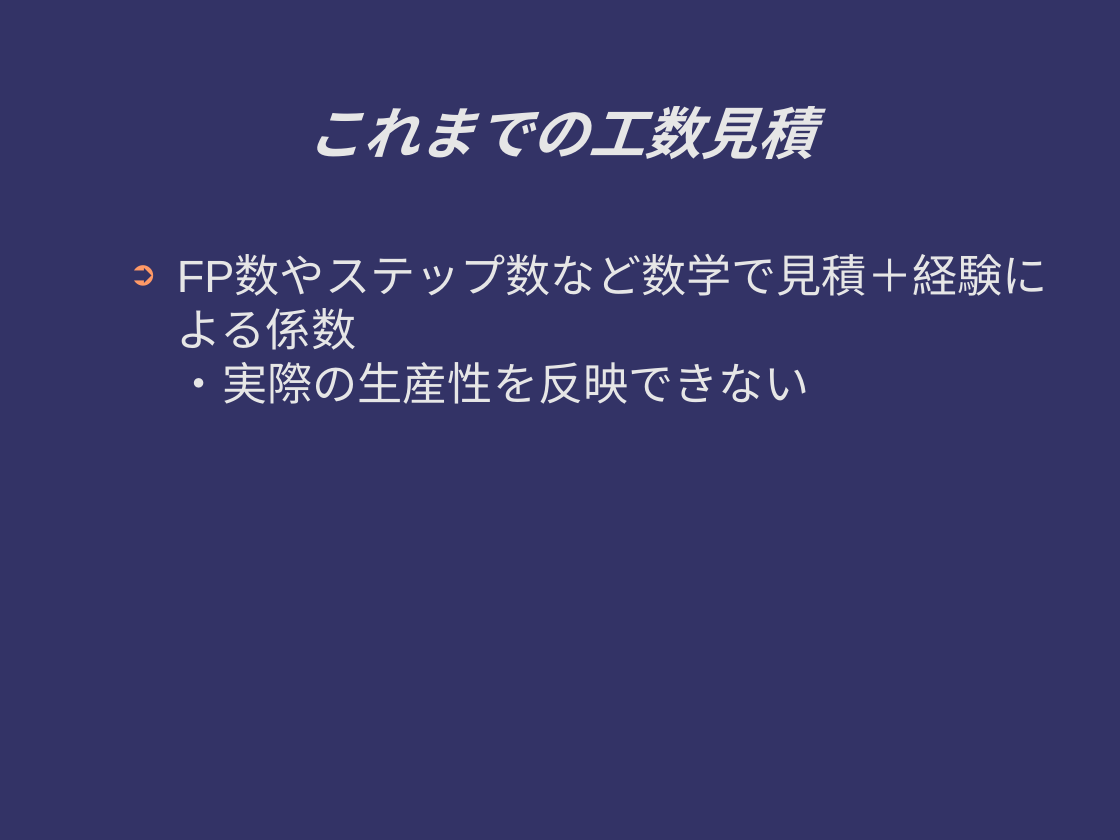
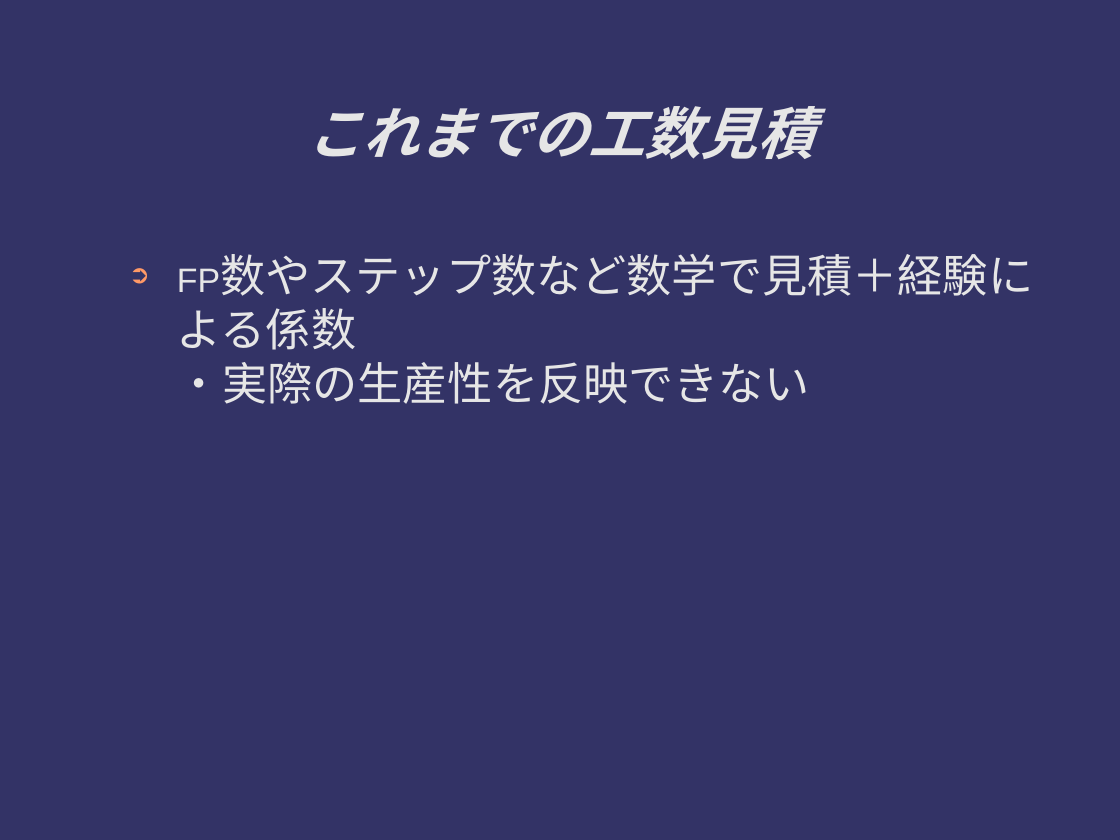
Before and after one commit to ichylinux/daddy, a slide deck: slide 4 of doc/concept.odp. Drawn at 1120x840 pixels with LibreOffice and Linux fonts; fonts in the diff are those of the drawing. Boxes give left, top, right and bottom in pixels: in the first picture for what was removed or moved away, otherwise in the second. Text is boxed around its words. In the diff, an @@ line names an element or a change of style, - is before the commit and + after.

```diff
--- a/doc/concept.odp
+++ b/doc/concept.odp
@@ text "FP数やステップ数など数学で見積＋経験による係数 ・実際の生産性を反映できない" at (x1=177, y1=254, x2=1033, y2=404): size 32 to 24 pt in "FP数やステップ数など数学で見積＋経験による係数" @@
```
Also in this commit, not shown: 2 other slides changed, 6 slides added.
